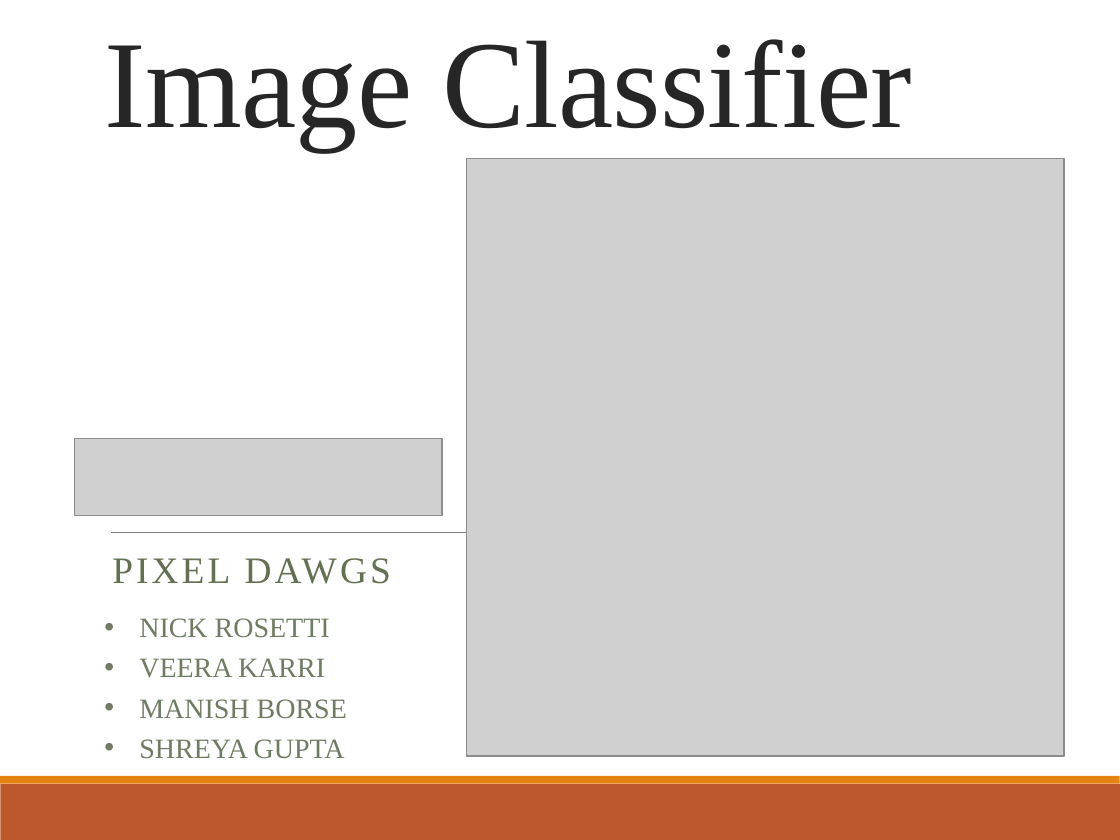
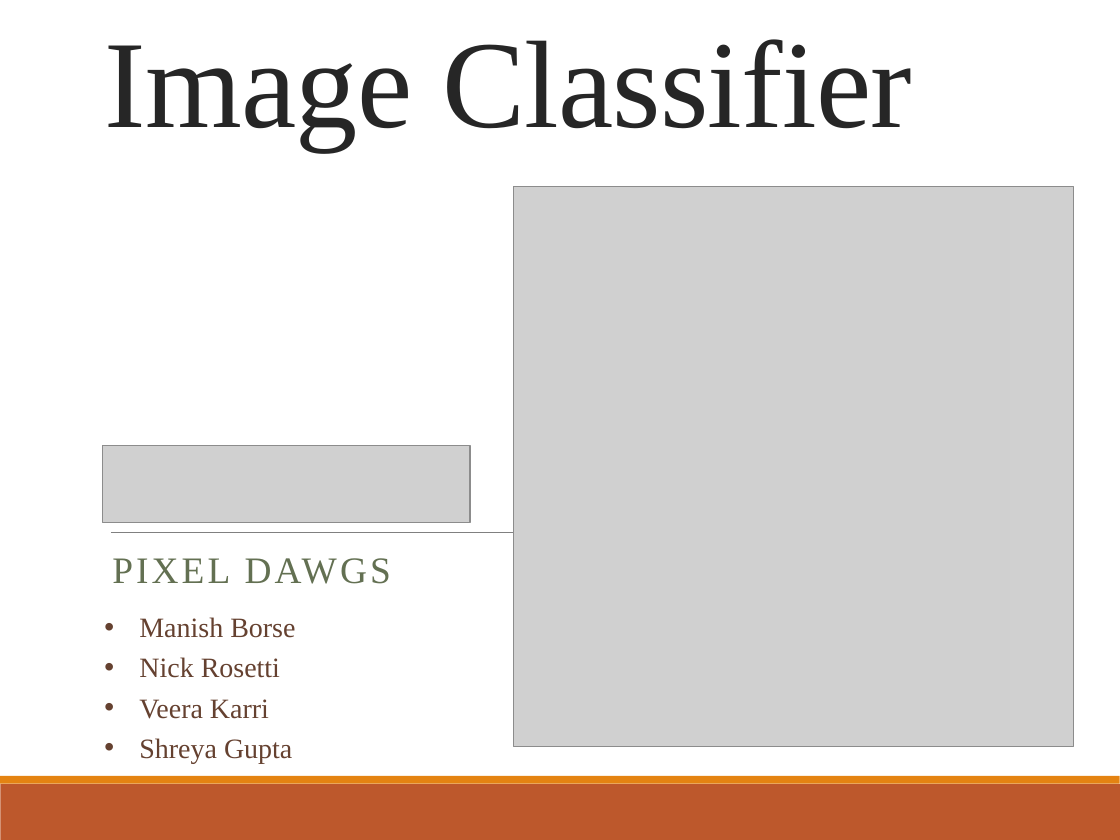
Before and after one commit to somyamohanty/Pixel_Dawgs, a slide deck: slide 1 of Final Presentation.pptx. Drawn at 1120x840 pixels with LibreOffice and Linux fonts; fonts in the diff are those of the drawing; grey boxes stand for pictures. Boxes give left, top, right and bottom in pixels: in the first picture for what was removed or moved away, otherwise in the second. Text is boxed around its words. In the diff, an @@ line names an element or a change of style, - is before the commit and + after.

```diff
--- a/Final Presentation.pptx
+++ b/Final Presentation.pptx
@@ picture: place and size @@
-picture at (467,159,1064,756)
+picture at (513,187,1073,747)
@@ picture: place and size @@
-picture at (75,439,442,516)
+picture at (103,446,470,523)
@@ text at (139,617,295,763): text changed; text colour #6F7B63 to #654130 @@
-• NICK ROSETTI
-• VEERA KARRI
-• MANISH BORSE
-• SHREYA GUPTA
+• Manish Borse
+• Nick Rosetti
+• Veera Karri
+• Shreya Gupta
```
Also in this commit, not shown: 2 other slides changed.
